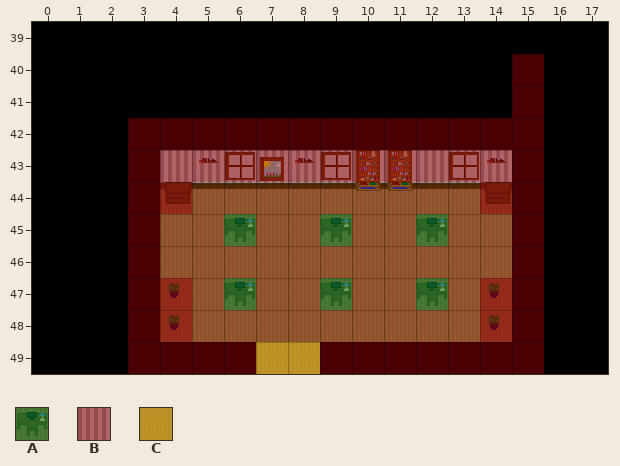
Tiled map: Tilerpg/Job.tmx. This is how it looked before the edit.
Cells are 32x32 px. Shown: x 0..17, y 39..49.
Key: from "meta-tiles": A 0, B 1, C 11.
_ is an empty cell.
Layers that did not change in this view are not listed.
Layer "Meta" before, first column x 0:
39 __________________
40 _______________B__
41 _______________B__
42 ___BBBBBBBBBBBBB__
43 ___BBBBBBBBBBBBB__
44 ___BB_________BB__
45 ___B__A__A__A__B__
46 ___B___________B__
47 ___BB_A__A__A_BB__
48 ___BB_________BB__
49 ___BBBBCCBBBBBBB__
And afterwards:
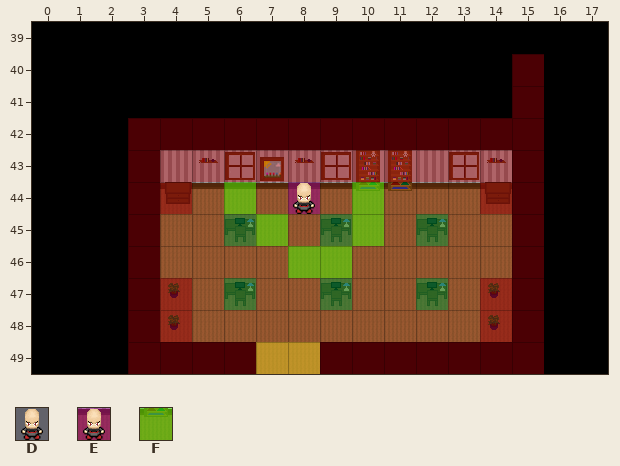
Further tiles: from "character-tiles": D 3; from "meta-tiles": E 2, F 20.
Tiles of an added or newly shown layer are drawn over the layers below it.
See-through tiles are keyed as they look on the map.
What changed:
Changed rows in their new state; . is an unchanged cell.
Layer "Meta":
first column x 6:
44 F.E.F
45 .F..F
46 ..FF.
Layer "foreground" (added):
first column x 8:
44 D
Pixel boxes of the changes (left, top, right, bottom) in both pictures:
added: (224, 182, 384, 278)
